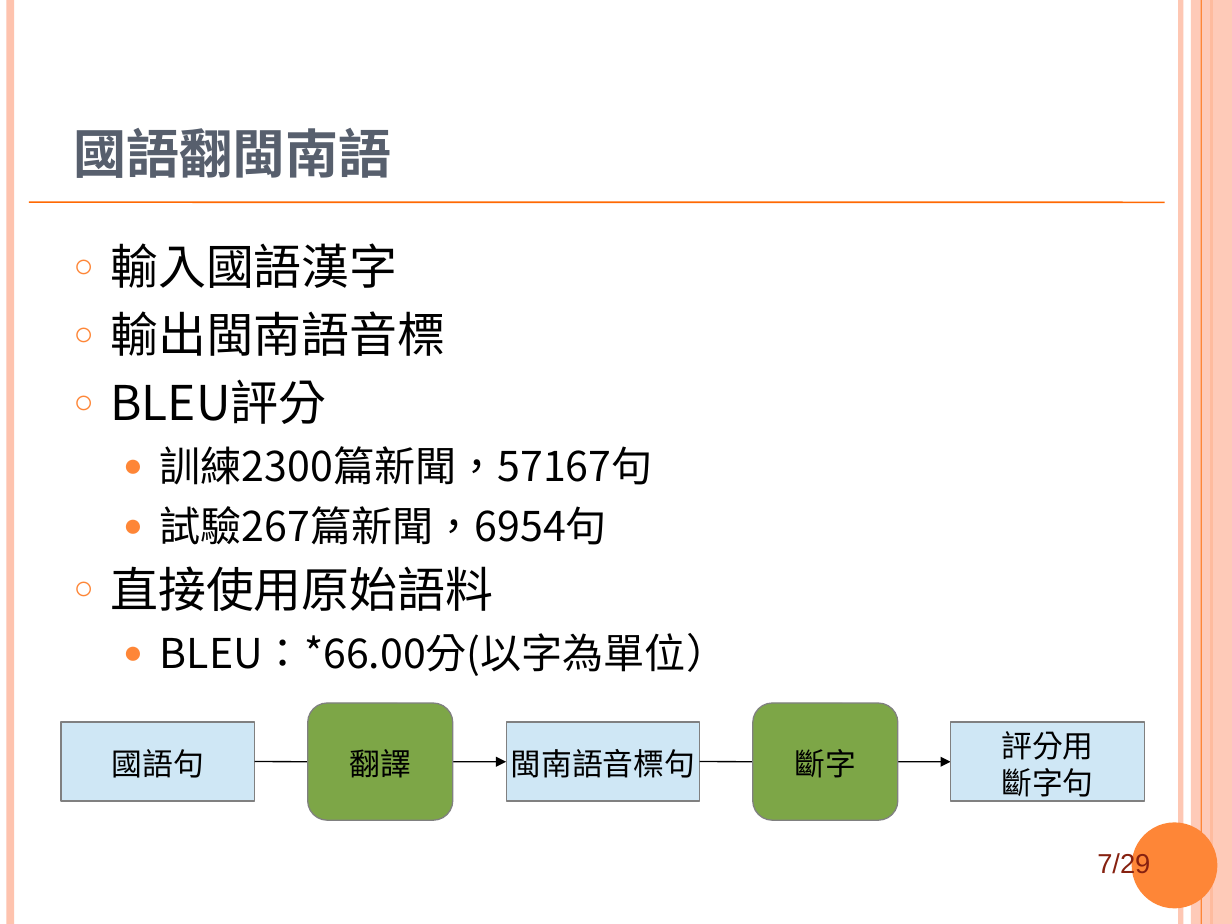
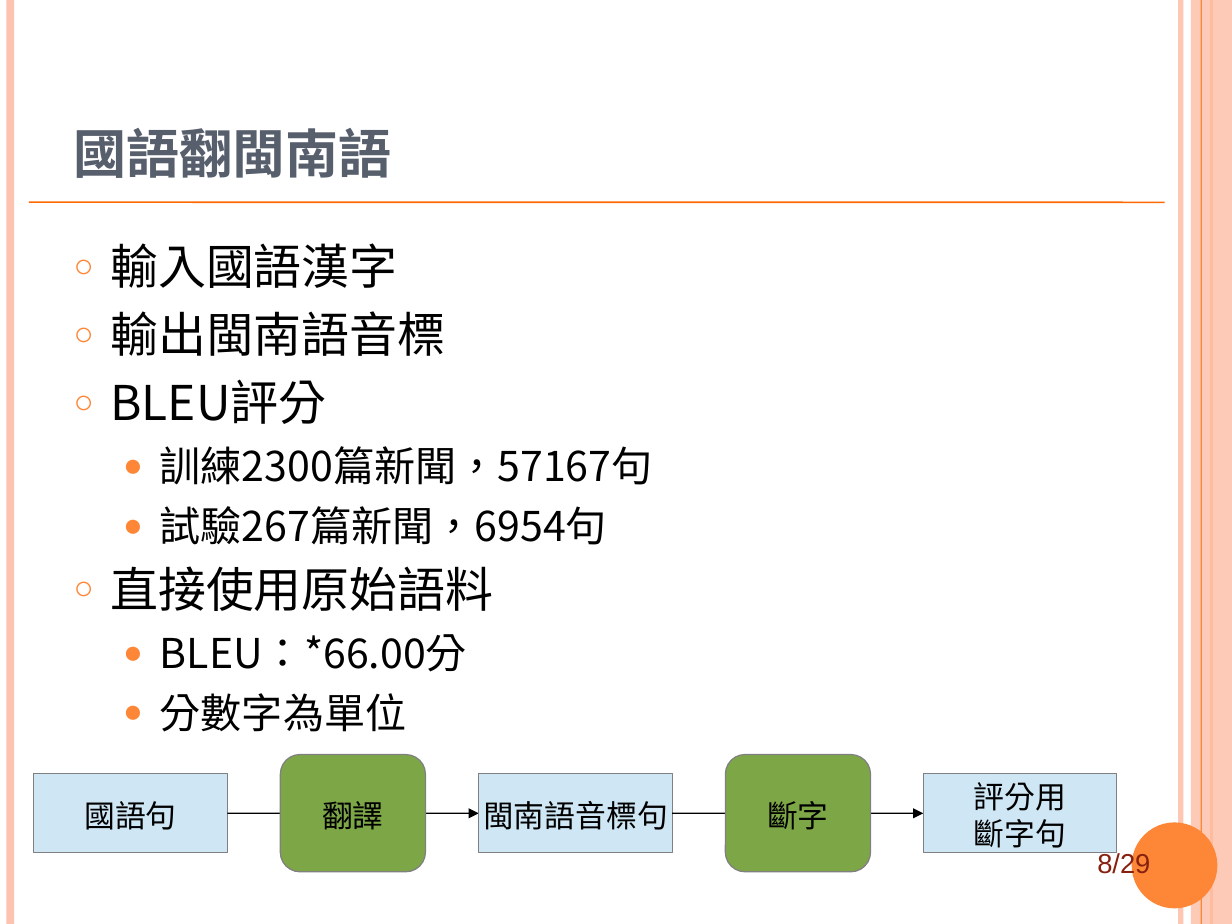
Before and after one commit to sih4sing5hong5/po3-ko3_tau5-iann2-phinn3, a slide deck: slide 8 of 翻譯報告.ppt (slide 7 before the commit). Drawn at 1232x924 pixels with LibreOffice and Linux fonts; fonts in the diff are those of the drawing; background and template pictures are left out. Boxes give left, top, right and bottom in pixels: in the first picture for what was removed or moved away, otherwise in the second. Text is boxed around its words. In the diff, an @@ line names an element or a change of style, - is before the commit and + after.

```diff
--- a/翻譯報告.ppt
+++ b/翻譯報告.ppt
@@ text at (160, 634, 467, 732): text changed @@
-  ● BLEU：*66.00分(以字為單位）
+  ● BLEU：*66.00分
+  ● 分數字為單位
@@ rectangle "國語句": place and size @@
-rectangle "國語句" at (62, 722, 255, 801)
+rectangle "國語句" at (33, 774, 227, 853)
@@ 2 rounded rectangles, 2 rectangles, 2 arrows: place and size @@
-2 rounded rectangles, 2 rectangles, 2 arrows at (255, 703, 1145, 821)
+2 rounded rectangles, 2 rectangles, 2 arrows at (228, 755, 1117, 872)
@@ page number at (1097, 852, 1150, 879): text changed @@
-7/29
+8/29
```
Also in this commit, not shown: 15 other slides changed, 2 slides added.
